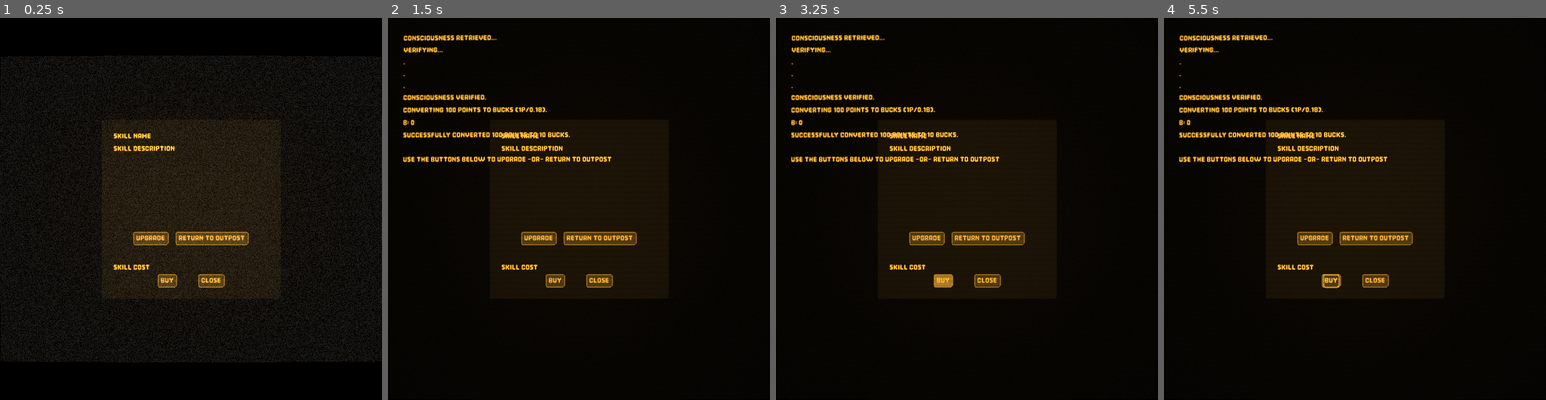
Above: before the commit, frames 1-4 (left to right).
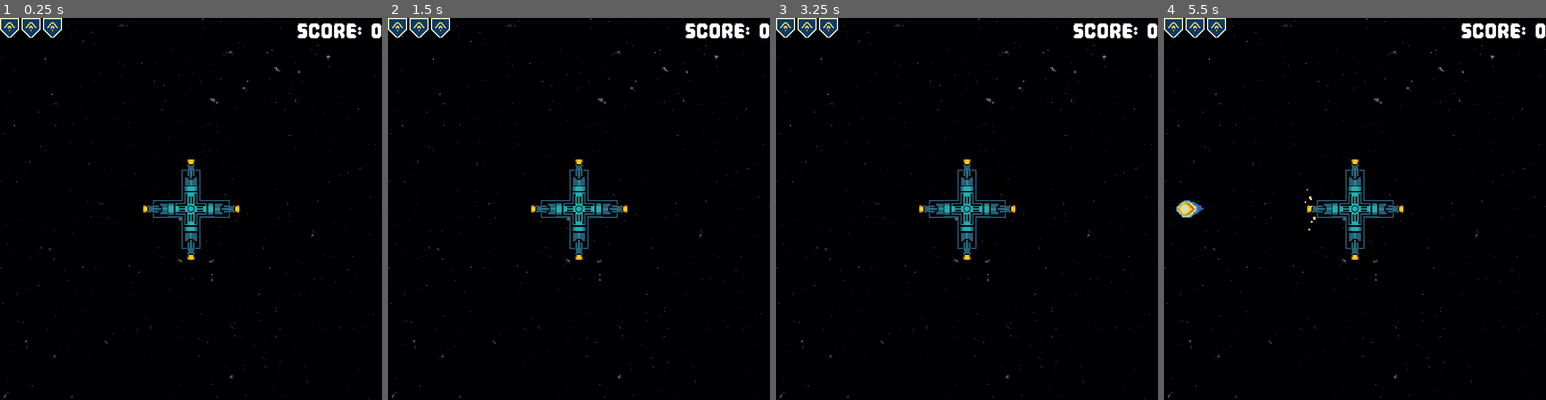
Above: after the commit, the same moments.

Repository: skain/incremental-outpost
Game: Godot game, scene res://scenes/main/main.tscn
The game is run twice, just before and just after one commit, with the same random seed, the same clock (stepped at 60 frames per second) and the same inputs.
Inputs (mouse positions are in pixels of both pictures, inside the frame that each line leads up to):
- Up to frame 1 (0.25 s): no input
- Up to frame 2 (1.5 s): tap Enter (start_game) at 0.5 s; move the mouse to (663, 189) at 0.52 s; hold Right (fire_right) 0.53-1.25 s; hold Enter (start_game) 0.53-1.25 s; click (663, 189) at 0.67 s; click (536, 239) at 1.25 s, where only the run before the commit has a clickable "Upgrade"
- Up to frame 3 (3.25 s): click (986, 239) at 2 s, where only the run before the commit has a clickable "Return to Outpost"; tap Enter (start_game) at 2.75 s; drag from (890, 228) to (947, 285) at 2.77 s
- Up to frame 4 (5.5 s): tap Enter (start_game) at 3.5, 5 s; move the mouse to (1393, 124) at 3.52 s; hold Right (fire_right) 3.53-4.25 s; hold Enter (start_game) 3.53-4.25 s; click (1393, 124) at 3.67 s; drag from (1335, 285) to (1240, 151) at 4.27 s; move the mouse to (1469, 266) at 5.02 s; hold Left (fire_left) from 5.03 s (still down); hold Enter (start_game) from 5.03 s (still down); click (1469, 266) at 5.17 s

The runs differ from the first frame. In frame 1, 46% of the frame differs, in the area x 0-100%, y 0-100%; in frame 2, 23%; in frame 3, 23%; in frame 4, 23%.

Commit message:
basic node info popup buttons hooked up

Diff:
--- a/scenes/crt/crt_panel/crt_panel.gd
+++ b/scenes/crt/crt_panel/crt_panel.gd
@@ -10,9 +10,9 @@
 
 # Called when the node enters the scene tree for the first time.
 func _ready() -> void:
-	pass
+	skill_tree_nodes.hide_skill_tree()
 
-func set_visibility(visibility: bool) -> void:
+func set_crt_visibility(visibility: bool) -> void:
 	background.visible = visibility
 	skill_tree_nodes.visible = visibility
 	end_game_interstitial.visible = visibility
--- a/scenes/crt/crt_panel/crt_panel.tscn
+++ b/scenes/crt/crt_panel/crt_panel.tscn
@@ -133,19 +133,21 @@
 position = Vector2(280, 0)
 
 [node name="SkillTreeUI" type="CanvasLayer" parent="SkillTreeNodes" unique_id=1930219746]
-
-[node name="CenterContainer" type="CenterContainer" parent="SkillTreeNodes/SkillTreeUI" unique_id=84853954]
-anchors_preset = 15
-anchor_right = 1.0
-anchor_bottom = 1.0
-grow_horizontal = 2
-grow_vertical = 2
-
-[node name="Panel" type="Panel" parent="SkillTreeNodes/SkillTreeUI/CenterContainer" unique_id=251057149]
+unique_name_in_owner = true
+
+[node name="SkillNodeInfoContainer" type="CenterContainer" parent="SkillTreeNodes/SkillTreeUI" unique_id=84853954]
+unique_name_in_owner = true
+anchors_preset = 15
+anchor_right = 1.0
+anchor_bottom = 1.0
+grow_horizontal = 2
+grow_vertical = 2
+
+[node name="Panel" type="Panel" parent="SkillTreeNodes/SkillTreeUI/SkillNodeInfoContainer" unique_id=251057149]
 custom_minimum_size = Vector2(300, 300)
 layout_mode = 2
 
-[node name="MarginContainer" type="MarginContainer" parent="SkillTreeNodes/SkillTreeUI/CenterContainer/Panel" unique_id=1184613707]
+[node name="MarginContainer" type="MarginContainer" parent="SkillTreeNodes/SkillTreeUI/SkillNodeInfoContainer/Panel" unique_id=1184613707]
 layout_mode = 1
 anchors_preset = 15
 anchor_right = 1.0
@@ -157,32 +159,32 @@
 theme_override_constants/margin_right = 20
 theme_override_constants/margin_bottom = 20
 
-[node name="VBoxContainer" type="VBoxContainer" parent="SkillTreeNodes/SkillTreeUI/CenterContainer/Panel/MarginContainer" unique_id=464085301]
-layout_mode = 2
-
-[node name="SkillNameLabel" type="Label" parent="SkillTreeNodes/SkillTreeUI/CenterContainer/Panel/MarginContainer/VBoxContainer" unique_id=1951140068]
+[node name="VBoxContainer" type="VBoxContainer" parent="SkillTreeNodes/SkillTreeUI/SkillNodeInfoContainer/Panel/MarginContainer" unique_id=464085301]
+layout_mode = 2
+
+[node name="SkillNameLabel" type="Label" parent="SkillTreeNodes/SkillTreeUI/SkillNodeInfoContainer/Panel/MarginContainer/VBoxContainer" unique_id=1951140068]
 layout_mode = 2
 text = "Skill Name"
 
-[node name="SkillDescriptionLabel" type="Label" parent="SkillTreeNodes/SkillTreeUI/CenterContainer/Panel/MarginContainer/VBoxContainer" unique_id=1434104894]
+[node name="SkillDescriptionLabel" type="Label" parent="SkillTreeNodes/SkillTreeUI/SkillNodeInfoContainer/Panel/MarginContainer/VBoxContainer" unique_id=1434104894]
 layout_mode = 2
 size_flags_vertical = 3
 text = "Skill Description"
 
-[node name="SkillCostLabel" type="Label" parent="SkillTreeNodes/SkillTreeUI/CenterContainer/Panel/MarginContainer/VBoxContainer" unique_id=2135503754]
+[node name="SkillCostLabel" type="Label" parent="SkillTreeNodes/SkillTreeUI/SkillNodeInfoContainer/Panel/MarginContainer/VBoxContainer" unique_id=2135503754]
 layout_mode = 2
 text = "Skill Cost"
 
-[node name="HBoxContainer" type="HBoxContainer" parent="SkillTreeNodes/SkillTreeUI/CenterContainer/Panel/MarginContainer/VBoxContainer" unique_id=118813560]
+[node name="HBoxContainer" type="HBoxContainer" parent="SkillTreeNodes/SkillTreeUI/SkillNodeInfoContainer/Panel/MarginContainer/VBoxContainer" unique_id=118813560]
 layout_mode = 2
 theme_override_constants/separation = 44
 alignment = 1
 
-[node name="BuyButton" parent="SkillTreeNodes/SkillTreeUI/CenterContainer/Panel/MarginContainer/VBoxContainer/HBoxContainer" unique_id=343289552 instance=ExtResource("5_33ycp")]
+[node name="BuyButton" parent="SkillTreeNodes/SkillTreeUI/SkillNodeInfoContainer/Panel/MarginContainer/VBoxContainer/HBoxContainer" unique_id=343289552 instance=ExtResource("5_33ycp")]
 layout_mode = 2
 text = "Buy"
 
-[node name="CloseButton" parent="SkillTreeNodes/SkillTreeUI/CenterContainer/Panel/MarginContainer/VBoxContainer/HBoxContainer" unique_id=311199730 instance=ExtResource("5_33ycp")]
+[node name="CloseButton" parent="SkillTreeNodes/SkillTreeUI/SkillNodeInfoContainer/Panel/MarginContainer/VBoxContainer/HBoxContainer" unique_id=311199730 instance=ExtResource("5_33ycp")]
 layout_mode = 2
 text = "Close"
 
@@ -207,3 +209,4 @@
 [connection signal="upgrade_clicked" from="EndGameInterstitial" to="." method="_on_end_game_interstitial_upgrade_clicked"]
 [connection signal="pressed" from="EndGameInterstitial/MarginContainer/HBoxContainer/MarginContainer/UpgradeButton" to="EndGameInterstitial" method="_on_upgrade_button_pressed"]
 [connection signal="pressed" from="EndGameInterstitial/MarginContainer/HBoxContainer/MarginContainer2/ReturnButton" to="EndGameInterstitial" method="_on_return_button_pressed"]
+[connection signal="pressed" from="SkillTreeNodes/SkillTreeUI/SkillNodeInfoContainer/Panel/MarginContainer/VBoxContainer/HBoxContainer/CloseButton" to="SkillTreeNodes" method="_on_close_button_pressed"]
--- a/scenes/crt/crt_panel/skill_tree_nodes.gd
+++ b/scenes/crt/crt_panel/skill_tree_nodes.gd
@@ -1,11 +1,44 @@
 class_name SkillTreeNodes extends Node2D
 
 var root_node: SkillTreeNode = null
+
 @onready var skill_tree_camera: Camera2D = %SkillTreeCamera
+@onready var skill_tree_ui: CanvasLayer = %SkillTreeUI
+@onready var skill_node_info_container: CenterContainer = %SkillNodeInfoContainer
 
 func _ready() -> void:
 	root_node = get_child(0) as SkillTreeNode
+	_connect_skill_node_signals()
+	hide_skill_tree()
+
+func _connect_skill_node_signals() -> void:
+	for node in find_children("*", "SkillTreeNode", true, false):
+		var skill_node := node as SkillTreeNode
+		if skill_node:
+			skill_node.skill_tree_node_clicked.connect(_on_skill_tree_node_skill_tree_node_clicked)
+
+func _show_skill_node_info(node: SkillTreeNode) -> void:
+	skill_tree_ui.visible = true
+
+func _hide_skill_node_info() -> void:
+	skill_tree_ui.visible = false
 
 func home_camera() -> void:
 	skill_tree_camera.zoom = Vector2.ONE
 	skill_tree_camera.global_position = root_node.global_position
+
+func show_skill_tree() -> void:
+	visible = true
+	skill_tree_ui.visible = true
+
+func hide_skill_tree() -> void:
+	visible = false
+	skill_tree_ui.visible = false
+
+func _on_skill_tree_node_skill_tree_node_clicked(node: SkillTreeNode) -> void:
+	print(node.name + " clicked")
+	_show_skill_node_info(node)
+
+
+func _on_close_button_pressed() -> void:
+	_hide_skill_node_info()
--- a/scenes/crt/skill_tree_node/skill_tree_node.gd
+++ b/scenes/crt/skill_tree_node/skill_tree_node.gd
@@ -1,4 +1,6 @@
 class_name SkillTreeNode extends Sprite2D
+
+signal skill_tree_node_clicked(node: SkillTreeNode)
 
 #func _ready() -> void:
 	##probably not the best way to do lines
@@ -15,7 +17,7 @@
 		#add_child(line)
 
 func _ready() -> void:
-	for node in get_children():
+	for node in find_children("*", "SkillTreeNode", true, false):
 		var skill_node := node as SkillTreeNode
 		if not skill_node:
 			continue # Good practice: skips the node if it isn't a SkillTreeNode
@@ -33,6 +35,6 @@
 		add_child(line)
 
 
-func _on_area_2d_input_event(viewport: Node, event: InputEvent, shape_idx: int) -> void:
+func _on_area_2d_input_event(_viewport: Node, event: InputEvent, _shape_idx: int) -> void:
 	if event is InputEventMouseButton and event.pressed and event.button_index == MOUSE_BUTTON_LEFT:
-		print(name + " clicked")
+		skill_tree_node_clicked.emit(self)
--- a/scenes/main/main.gd
+++ b/scenes/main/main.gd
@@ -16,8 +16,8 @@
 
 # Called when the node enters the scene tree for the first time.
 func _ready() -> void:
-	#_start_game()
-	_switch_to_crt()
+	_start_game()
+	#_switch_to_crt()
 
 func _start_game() -> void:
 	if not game_over:
@@ -51,14 +51,14 @@
 func _switch_to_crt() -> void:
 	enemies.disable_enemies()
 	arcade_ui.visible = false
-	crt_panel.set_visibility(true)
+	crt_panel.set_crt_visibility(true)
 	arcade_game.visible = false
 	crt_panel.run_endgame_interstitial()
 
 func _switch_to_arcade() -> void:
 	arcade_ui.visible = true
 	arcade_game.visible = true
-	crt_panel.set_visibility(false)
+	crt_panel.set_crt_visibility(false)
 	player.make_camera_current()
 	enemies.reset_enemies()
 
